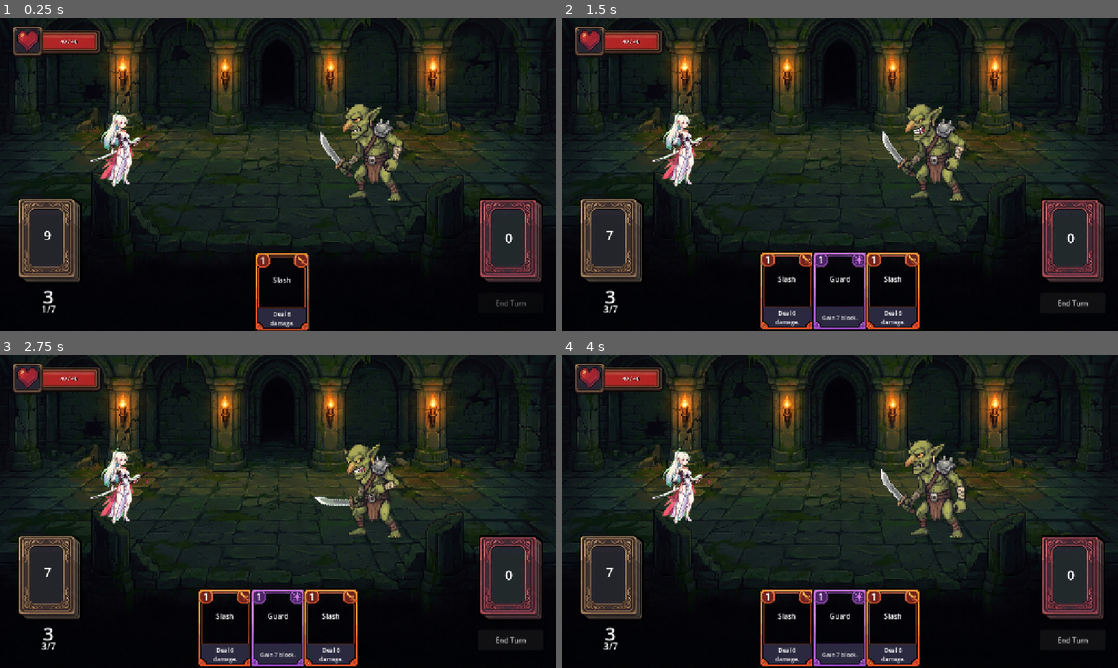
Above: before the commit, frames 1-4 (two rows, left to right).
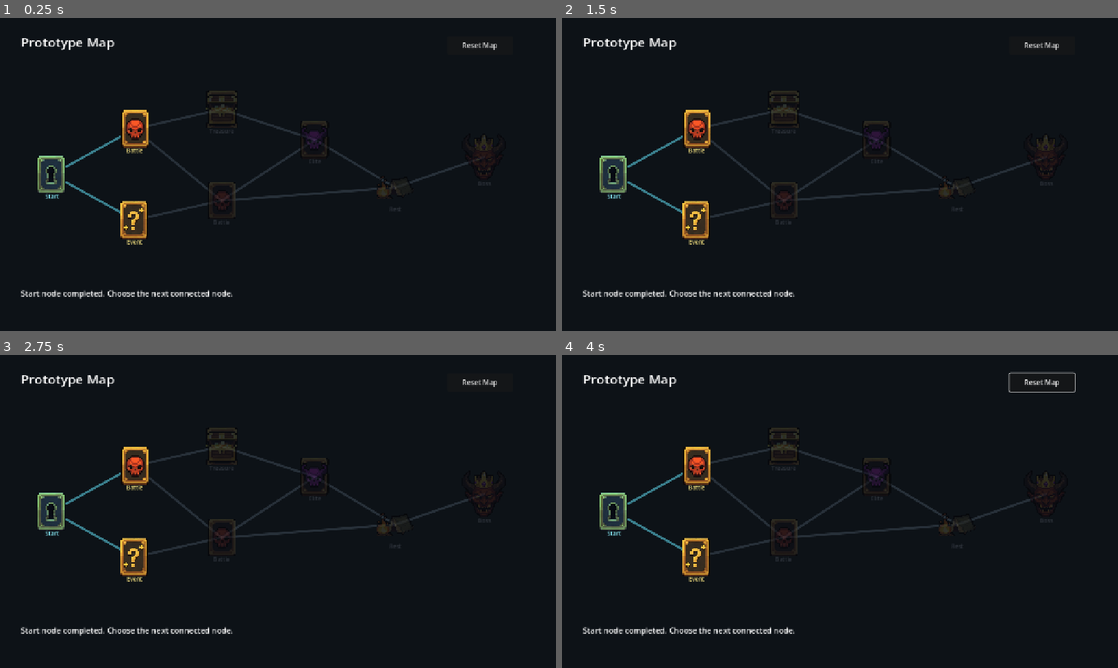
Above: after the commit, the same moments.

Repository: lbk0827/Project_A
Game: Godot game, scene res://scenes/map/map_screen.tscn
The game is run twice, just before and just after one commit, with the same random seed, the same clock (stepped at 60 frames per second) and the same inputs. Before the commit the project starts from res://scenes/core/ingame/ingame.tscn.
Inputs (mouse positions are in pixels of both pictures, inside the frame that each line leads up to):
- Up to frame 1 (0.25 s): no input
- Up to frame 2 (1.5 s): click (1040, 46) at 0.5 s, where only the run after the commit has a clickable "Reset Map"; click (612, 174) at 1.25 s, where only the run after the commit has a clickable "Start"
- Up to frame 3 (2.75 s): click (50, 511) at 2 s, where only the run after the commit has a clickable "Start"
- Up to frame 4 (4 s): move the mouse to (962, 495) at 2.77 s; hold Right (ui_right) 2.78-3.5 s; click (962, 495) at 2.92 s; click (784, 627) at 3.52 s

The runs differ from the first frame. In frame 1, 28% of the frame differs, in the area x 2-98%, y 0-100%; in frame 2, 30%; in frame 3, 30%; in frame 4, 30%.

Commit message:
맵 시작 흐름과 전투 복귀 연결
프로젝트 시작 씬을 맵 화면으로 변경하고, 씬 전환 사이에 맵 진행 상태를 유지하는 RunState 자동 로드를 추가했습니다.

전투 노드에서 기존 전투 씬으로 진입한 뒤 승리하면 해당 노드를 완료 처리하고 맵 화면으로 돌아오도록 연결했습니다.

Diff:
--- a/project-a/project.godot
+++ b/project-a/project.godot
@@ -11,9 +11,13 @@
 [application]
 
 config/name="Project_A"
-run/main_scene="res://scenes/core/ingame/ingame.tscn"
+run/main_scene="res://scenes/map/map_screen.tscn"
 config/features=PackedStringArray("4.6", "Forward Plus")
 config/icon="res://icon.svg"
+
+[autoload]
+
+RunState="*res://scripts/core/run_state.gd"
 
 [display]
 
--- a/project-a/scripts/core/ingame.gd
+++ b/project-a/scripts/core/ingame.gd
@@ -16,6 +16,7 @@
 const CARD_GUARD := preload("res://data/cards/Guard.tres")
 const CARD_FOCUS := preload("res://data/cards/Focus.tres")
 const CARD_HEAVY_SLASH := preload("res://data/cards/HeavySlash.tres")
+const MAP_SCENE_PATH := "res://scenes/map/map_screen.tscn"
 const INTENT_STAB := preload("res://data/monsters/intents/Stab.tres")
 const INTENT_BRACE := preload("res://data/monsters/intents/Brace.tres")
 const INTENT_HEAVY_BLOW := preload("res://data/monsters/intents/HeavyBlow.tres")
@@ -42,6 +43,7 @@
 var turn_number := 1
 var enemy_intent_index := 0
 var battle_over := false
+var battle_won := false
 var combat_sequence_active := false
 var player_home_position := Vector2.ZERO
 
@@ -102,6 +104,7 @@
 	turn_number = 1
 	enemy_intent_index = 0
 	battle_over = false
+	battle_won = false
 	combat_sequence_active = false
 	selected_card_index = -1
 	is_card_play_lifted = false
@@ -286,9 +289,11 @@
 
 	if enemy_hp <= 0:
 		battle_over = true
+		battle_won = true
 		end_turn_button.visible = false
-		restart_button.text = "Victory - Restart"
+		restart_button.text = "Victory - Map"
 		restart_button.visible = true
+		RunState.complete_active_combat_node()
 		if is_instance_valid(monster_sprite):
 			monster_sprite.modulate = Color(0.45, 0.45, 0.45, 0.75)
 		_log("The enemy is defeated.")
@@ -445,6 +450,9 @@
 		_refresh_ui()
 
 func _on_restart_pressed():
+	if battle_won:
+		get_tree().change_scene_to_file(MAP_SCENE_PATH)
+		return
 	_start_battle()
 
 func _refresh_ui():
--- /dev/null
+++ b/project-a/scripts/core/run_state.gd
@@ -0,0 +1,30 @@
+extends Node
+
+const START_NODE_ID := "start"
+
+var current_node_id := START_NODE_ID
+var active_combat_node_id := ""
+var completed_nodes: Dictionary = {}
+
+func reset_run():
+	current_node_id = START_NODE_ID
+	active_combat_node_id = ""
+	completed_nodes.clear()
+
+func start_combat_node(node_id: String):
+	active_combat_node_id = node_id
+
+func complete_active_combat_node():
+	if active_combat_node_id.is_empty():
+		return
+	complete_node(active_combat_node_id)
+	current_node_id = active_combat_node_id
+	active_combat_node_id = ""
+
+func complete_node(node_id: String):
+	if node_id == START_NODE_ID:
+		return
+	completed_nodes[node_id] = true
+
+func is_node_completed(node_id: String) -> bool:
+	return completed_nodes.has(node_id)
Not shown, added: project-a/scripts/core/run_state.gd.uid
